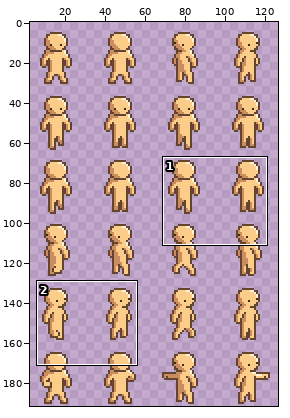
A pixel-art file gets an edit: Assets/Content/Races/human_light/human_light.ase. The first picture is a wide view before the edit; the outline marks the close-up.
Close-up. Before:
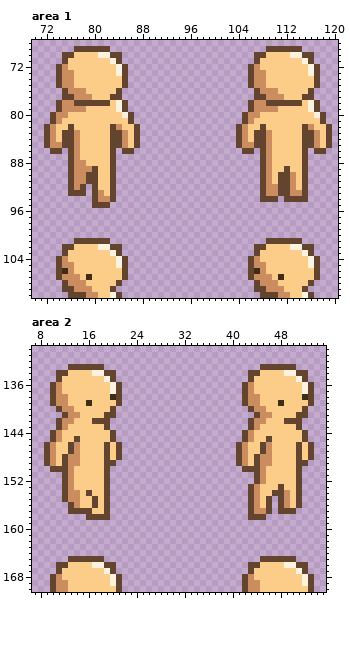
128x192 pixels, 1 frame. Shown: area 1: x 70..120, y 68..110; area 2: x 7..55, y 130..170. The wide view leaves out empty margins. The commit also changed other parts of the picture, which this record leaves out.
After the commit:
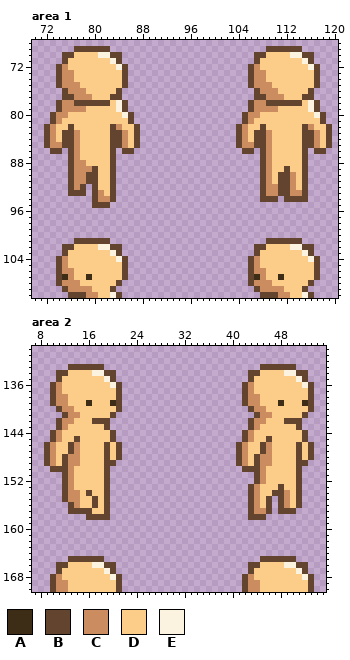
Palette (. is transparent): A #3d2d17  B #63452f  C #cb8c60  D #fbcd88  E #fbf3df
The exact change:
--- area 1, layers "Layer 1", "Layer"
@@ x 70..120 @@
  72 ....BCDDDDDDDDEB....................BCDDDDDDDDEB...
- 73 ....BCCDDDDDDDEB....................BCCDDDDDDDEB...
+ 73 ....BCCDDDDDDDDB....................BCCDDDDDDDDB...
  74 ....BCCDDDDDDDDB....................BCCDDDDDDDDB...
- 75 ....BCCDDDDDDDDB....................BCCDDDDDDDDB...
+ 75 ....BCCCDDDDDDDB....................BCCCDDDDDDDB...
  76 .....BCCCDDDDDB......................BCCCDDDDDB....
@@ x 70..120 @@
 104 ....BCDDDDDDDDEB....................BCDDDDDDDDEB...
-105 ....BCCDDDDDDDEB....................BCCDDDDDDDEB...
-106 ....BACDDDDDDDDB....................BACDDDDDDDDB...
-107 ....BCCCDADDDDDB....................BCCCDADDDDDB...
-108 .....BCCCDDDDDB......................BCCCDDDDDB....
-109 .....BBCCCDDDB.......................BBCCCDDDB.....
+105 ....BCDDDDDDDDDB....................BCDDDDDDDDDB...
+106 ....BCCDDDDDDDDB....................BCCDDDDDDDDB...
+107 ....BACDDADDDDDB....................BACDDADDDDDB...
+108 ....BCCCDDDDDDB.....................BCCCDDDDDDB....
+109 .....BCCCCDDDB.......................BCCCCDDDB.....
 110 ......BBBCCDDEB.......................BBBCCDDEB....
--- area 2, layers "Layer 1", "Layer"
@@ x 7..55 @@
 136 ...BCDDDDDDDDEB....................BCDDDDDDDDEB..
-137 ...BCDDDDDDDDEB....................BCDDDDDDDDEB..
-138 ...BCCDDDDDDDAB....................BCCDDDDDDDAB..
-139 ...BCCDDDADDDDB....................BCCDDDADDDDB..
-140 ....BCCDDDDDDB......................BCCDDDDDDB...
-141 .....BCCDDDDBB.......................BCCDDDDBB...
+137 ...BCDDDDDDDDDB....................BCDDDDDDDDDB..
+138 ...BCCDDDDDDDDB....................BCCDDDDDDDDB..
+139 ...BCCDDDADDDAB....................BCCDDDADDDAB..
+140 ....BCCDDDDDDDB.....................BCCDDDDDDDB..
+141 .....BCCDDDDDB.......................BCCDDDDDB...
 142 ....BCCDDDBBB.......................BCCDDDBBB....
@@ x 7..55 @@
 168 ...BCDDDDDDDDEB....................BCDDDDDDDDEB..
-169 ...BCCDDDDDDDEB....................BCCDDDDDDDEB..
+169 ...BCCDDDDDDDDB....................BCCDDDDDDDDB..
 170 ...BCCDDDDDDDDB....................BCCDDDDDDDDB..
